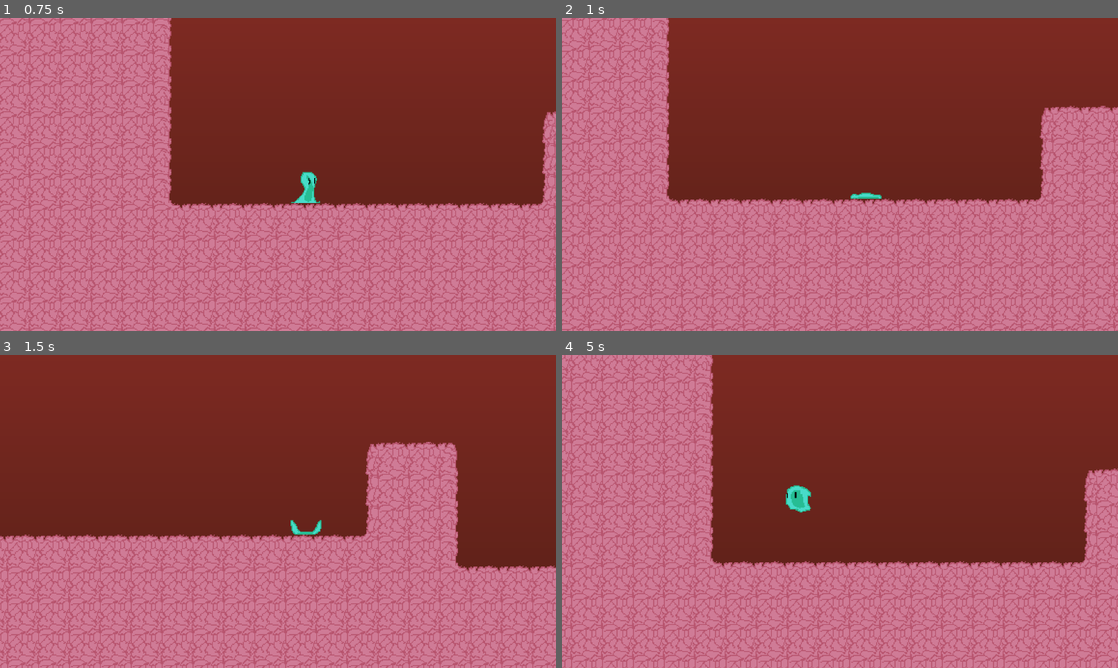
Above: before the commit, frames 1-4 (two rows, left to right).
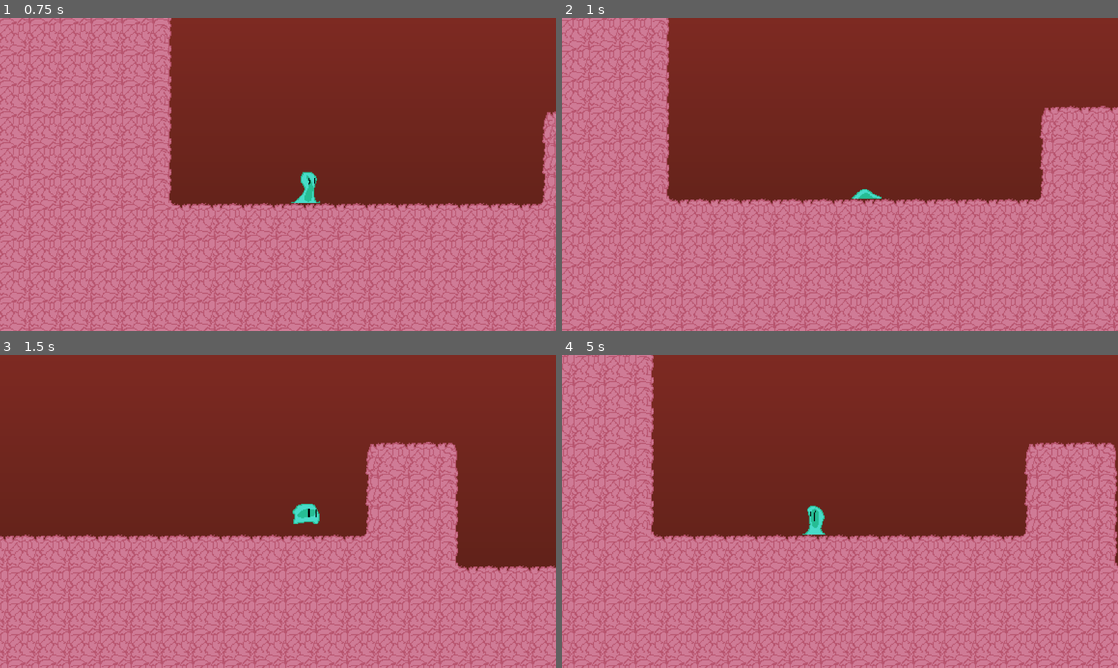
Above: after the commit, the same moments.

Repository: HeyItsEquin/Platformer
Game: Godot game, scene res://Game.tscn
The game is run twice, just before and just after one commit, with the same random seed, the same clock (stepped at 60 frames per second) and the same inputs.
Inputs:
- Up to frame 1 (0.75 s): hold D (move_right) from 0.53 s (still down); hold Ctrl (burrow) from 0.53 s (still down)
- Up to frame 2 (1 s): keep holding D (move_right); keep holding Ctrl (burrow); tap W (move_up) at 0.77, 0.8 s
- Up to frame 3 (1.5 s): keep holding D (move_right); tap W (move_up) at 1.07, 1.35 s; release Ctrl (burrow) at 1.28 s
- Up to frame 4 (5 s): tap W (move_up) at 1.52, 1.82, 2.3, 3.02, 3.32, 3.6, 3.77, 4.07, 4.52, 4.82 s; tap Ctrl (burrow) at 1.55, 2.85, 4.35 s; release D (move_right) at 2.03 s; hold A (move_left) 2.03-2.78 s; hold Ctrl (burrow) 2.03-2.78 s; hold D (move_right) 2.78-4.28 s; hold A (move_left) from 4.28 s (still down)

Frame 1 is identical in both runs. In frame 2, less than 0.1% of the frame differs, in the area x 51-58%, y 54-58%; in frame 3, 0.4%; in frame 4, 33%, in the area x 0-100%, y 0-100%.

Commit message:
Implement new animation

Diff:
--- a/Scenes/Player/player.gd
+++ b/Scenes/Player/player.gd
@@ -201,8 +201,8 @@
 		is_burrowing = true
 		use_burrowed_speed = false
 		should_jump = false
-		$PlayerSprite.play("enter_burrow", -1.6, true)
-		await get_tree().create_timer($PlayerSprite.sprite_frames.get_animation_speed("enter_burrow") * ENTER_BURROW_FRAMES / 60.0).timeout
+		$PlayerSprite.play("exit_burrow", 1.3)
+		await $PlayerSprite.animation_finished
 		should_jump = true
 		is_burrowed = false
 		is_burrowing = false
--- a/Scenes/Player/player.tscn
+++ b/Scenes/Player/player.tscn
@@ -38,21 +38,33 @@
 atlas = ExtResource("3_b26j0")
 region = Rect2(0, 33, 32, 32)
 
-[sub_resource type="AtlasTexture" id="AtlasTexture_7ahtn"]
-atlas = ExtResource("3_n7ghd")
-region = Rect2(0, 0, 32, 32)
-
-[sub_resource type="AtlasTexture" id="AtlasTexture_7lmhl"]
-atlas = ExtResource("3_n7ghd")
-region = Rect2(33, 0, 32, 32)
-
-[sub_resource type="AtlasTexture" id="AtlasTexture_hiqhm"]
+[sub_resource type="AtlasTexture" id="AtlasTexture_h8ma5"]
+atlas = ExtResource("3_n7ghd")
+region = Rect2(0, 0, 32, 32)
+
+[sub_resource type="AtlasTexture" id="AtlasTexture_eksi1"]
+atlas = ExtResource("3_n7ghd")
+region = Rect2(33, 0, 32, 32)
+
+[sub_resource type="AtlasTexture" id="AtlasTexture_jincj"]
 atlas = ExtResource("3_n7ghd")
 region = Rect2(66, 0, 32, 32)
 
-[sub_resource type="AtlasTexture" id="AtlasTexture_tkwlq"]
-atlas = ExtResource("3_n7ghd")
-region = Rect2(0, 33, 32, 32)
+[sub_resource type="AtlasTexture" id="AtlasTexture_rqdc0"]
+atlas = ExtResource("3_n7ghd")
+region = Rect2(99, 0, 32, 32)
+
+[sub_resource type="AtlasTexture" id="AtlasTexture_oikmp"]
+atlas = ExtResource("3_n7ghd")
+region = Rect2(99, 33, 32, 32)
+
+[sub_resource type="AtlasTexture" id="AtlasTexture_06tpx"]
+atlas = ExtResource("3_n7ghd")
+region = Rect2(0, 66, 32, 32)
+
+[sub_resource type="AtlasTexture" id="AtlasTexture_ks1b7"]
+atlas = ExtResource("3_n7ghd")
+region = Rect2(33, 66, 32, 32)
 
 [sub_resource type="AtlasTexture" id="AtlasTexture_bwjto"]
 atlas = ExtResource("2_dw050")
@@ -66,17 +78,17 @@
 atlas = ExtResource("2_dw050")
 region = Rect2(0, 33, 32, 32)
 
-[sub_resource type="AtlasTexture" id="AtlasTexture_nvl01"]
+[sub_resource type="AtlasTexture" id="AtlasTexture_hnuln"]
+atlas = ExtResource("3_n7ghd")
+region = Rect2(0, 33, 32, 32)
+
+[sub_resource type="AtlasTexture" id="AtlasTexture_aqm4k"]
 atlas = ExtResource("3_n7ghd")
 region = Rect2(33, 33, 32, 32)
 
-[sub_resource type="AtlasTexture" id="AtlasTexture_ivps1"]
+[sub_resource type="AtlasTexture" id="AtlasTexture_rcvs5"]
 atlas = ExtResource("3_n7ghd")
 region = Rect2(66, 33, 32, 32)
-
-[sub_resource type="AtlasTexture" id="AtlasTexture_urp6f"]
-atlas = ExtResource("3_n7ghd")
-region = Rect2(0, 66, 32, 32)
 
 [sub_resource type="AtlasTexture" id="AtlasTexture_op7ga"]
 atlas = ExtResource("3_b26j0")
@@ -173,23 +185,37 @@
 "speed": 5.0
 }, {
 "frames": [{
-"duration": 0.8,
-"texture": SubResource("AtlasTexture_7ahtn")
-}, {
-"duration": 1.2,
-"texture": SubResource("AtlasTexture_7lmhl")
-}, {
-"duration": 0.8,
-"texture": SubResource("AtlasTexture_hiqhm")
-}, {
-"duration": 1.0,
-"texture": SubResource("AtlasTexture_tkwlq")
+"duration": 1.0,
+"texture": SubResource("AtlasTexture_h8ma5")
+}, {
+"duration": 1.0,
+"texture": SubResource("AtlasTexture_eksi1")
+}, {
+"duration": 1.0,
+"texture": SubResource("AtlasTexture_jincj")
+}, {
+"duration": 1.0,
+"texture": SubResource("AtlasTexture_rqdc0")
 }],
 "loop": false,
 "name": &"enter_burrow",
 "speed": 5.0
 }, {
 "frames": [{
+"duration": 0.8,
+"texture": SubResource("AtlasTexture_oikmp")
+}, {
+"duration": 0.8,
+"texture": SubResource("AtlasTexture_06tpx")
+}, {
+"duration": 1.0,
+"texture": SubResource("AtlasTexture_ks1b7")
+}],
+"loop": false,
+"name": &"exit_burrow",
+"speed": 5.0
+}, {
+"frames": [{
 "duration": 1.0,
 "texture": SubResource("AtlasTexture_bwjto")
 }, {
@@ -205,13 +231,13 @@
 }, {
 "frames": [{
 "duration": 1.0,
-"texture": SubResource("AtlasTexture_nvl01")
-}, {
-"duration": 1.0,
-"texture": SubResource("AtlasTexture_ivps1")
-}, {
-"duration": 1.0,
-"texture": SubResource("AtlasTexture_urp6f")
+"texture": SubResource("AtlasTexture_hnuln")
+}, {
+"duration": 1.0,
+"texture": SubResource("AtlasTexture_aqm4k")
+}, {
+"duration": 1.0,
+"texture": SubResource("AtlasTexture_rcvs5")
 }],
 "loop": true,
 "name": &"in_burrow",
@@ -316,6 +342,6 @@
 
 [node name="PlayerSprite" type="AnimatedSprite2D" parent="." unique_id=1229430777]
 sprite_frames = SubResource("SpriteFrames_onrkg")
-animation = &"death"
+animation = &"enter_burrow"
 
 [connection signal="animation_finished" from="PlayerSprite" to="." method="_on_player_sprite_animation_finished"]
